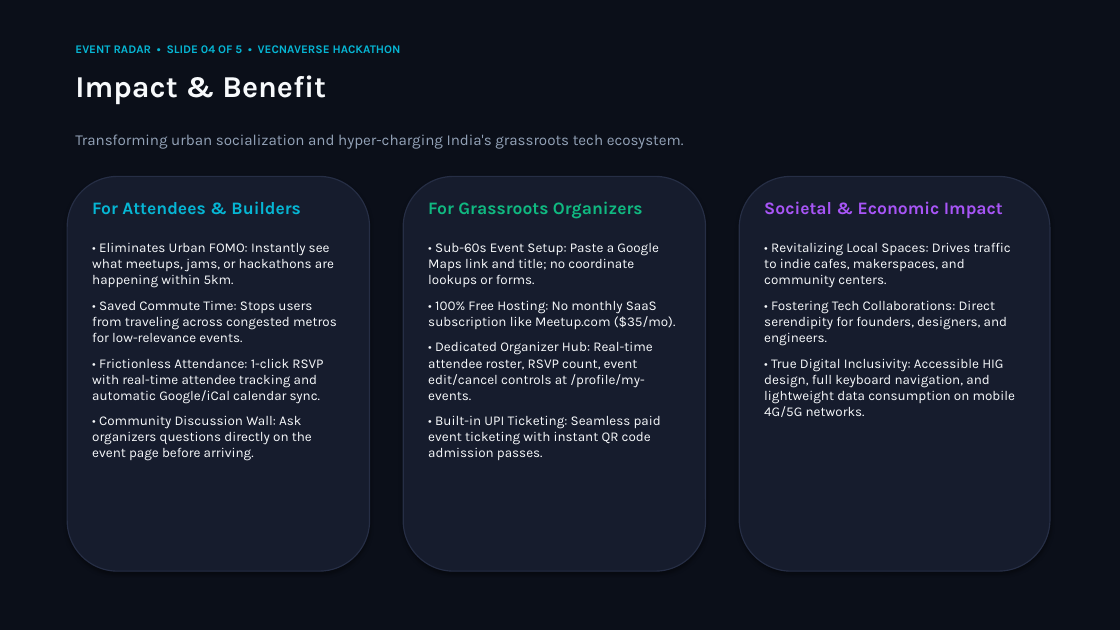
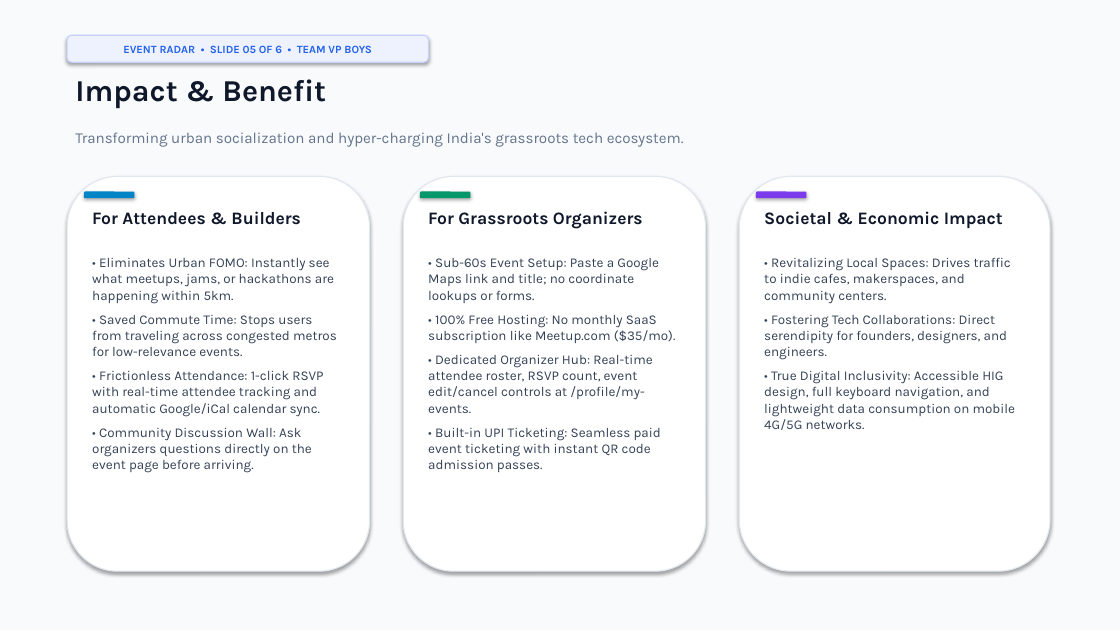
Before and after one commit to Shivanand-Varpe/GeoGuild, a slide deck: slide 5 of EventRadar_Presentation.pptx (slide 4 before the commit). Drawn at 1120x630 pixels with LibreOffice and Linux fonts; fonts in the diff are those of the drawing. Boxes give left, top, right and bottom in pixels: in the first picture for what was removed or moved away, otherwise in the second. Text is boxed around its words. In the diff, an @@ line names an element or a change of style, - is before the commit and + after.

Commit message:
Update official hackathon deck to 6-slide structure with Team VP Boys profile, GitHub and video links

```diff
--- a/EventRadar_Presentation.pptx
+++ b/EventRadar_Presentation.pptx
@@ background #0B0F19 to #F8FAFC @@
@@ rounded rectangle added at (67, 35, 429, 62), fill #EEF2FF, outline #C7D2FE 1 pt, 9.5 pt, text #2563EB, bold @@
+EVENT RADAR • SLIDE 05 OF 6 • TEAM VP BOYS
@@ text removed at (75, 45, 401, 53) @@
-EVENT RADAR • SLIDE 04 OF 5 • VECNAVERSE HACKATHON
@@ text "Impact & Benefit" at (75, 79, 326, 109): text colour #F8FAFC to #0F172A @@
@@ text "Transforming urban socialization and hyper-charging ..." at (75, 132, 684, 147): text colour #94A3B8 to #64748B @@
@@ fill #161C2D to #FFFFFF; outline #262E45 1 pt to #E2E8F0 1 pt in 3 elements at (403, 176, 706, 571), (739, 176, 1050, 571), (67, 176, 370, 571) @@
@@ text "For Attendees & Builders": place and size @@
-text "For Attendees & Builders" at (92, 201, 300, 214)
+text "For Attendees & Builders" at (92, 211, 300, 225)
@@ text "For Attendees & Builders" at (92, 211, 300, 225): text colour #06B6D4 to #0F172A @@
@@ rounded rectangle added at (84, 192, 134, 198), fill #0284C7 @@
@@ text "For Grassroots Organizers": place and size @@
-text "For Grassroots Organizers" at (428, 201, 643, 219)
+text "For Grassroots Organizers" at (428, 211, 643, 229)
@@ text "For Grassroots Organizers" at (428, 211, 643, 229): text colour #10B981 to #0F172A @@
@@ rounded rectangle added at (420, 192, 471, 198), fill #059669 @@
@@ text "Societal & Economic Impact": place and size @@
-text "Societal & Economic Impact" at (764, 201, 1003, 218)
+text "Societal & Economic Impact" at (764, 211, 1003, 228)
@@ text "Societal & Economic Impact" at (764, 211, 1003, 228): text colour #A855F7 to #0F172A @@
@@ rounded rectangle added at (756, 192, 807, 198), fill #7C3AED @@
@@ text "• Eliminates Urban FOMO: Instantly ...": place and size @@
-text "• Eliminates Urban FOMO: Instantly ..." at (92, 243, 337, 461)
+text "• Eliminates Urban FOMO: Instantly ..." at (92, 258, 337, 473)
@@ text colour #F8FAFC to #334155; less space between paragraphs in 3 elements at (764, 258, 1016, 430), (92, 258, 337, 473), (428, 258, 676, 472) @@
@@ text "• Sub-60s Event Setup: Paste ...": place and size @@
-text "• Sub-60s Event Setup: Paste ..." at (428, 243, 676, 460)
+text "• Sub-60s Event Setup: Paste ..." at (428, 258, 676, 472)
@@ text "• Revitalizing Local Spaces: Drives ...": place and size @@
-text "• Revitalizing Local Spaces: Drives ..." at (764, 242, 1016, 417)
+text "• Revitalizing Local Spaces: Drives ..." at (764, 258, 1016, 430)
```
Also in this commit, not shown: 4 other slides changed, 1 slide added, 4 other files.
